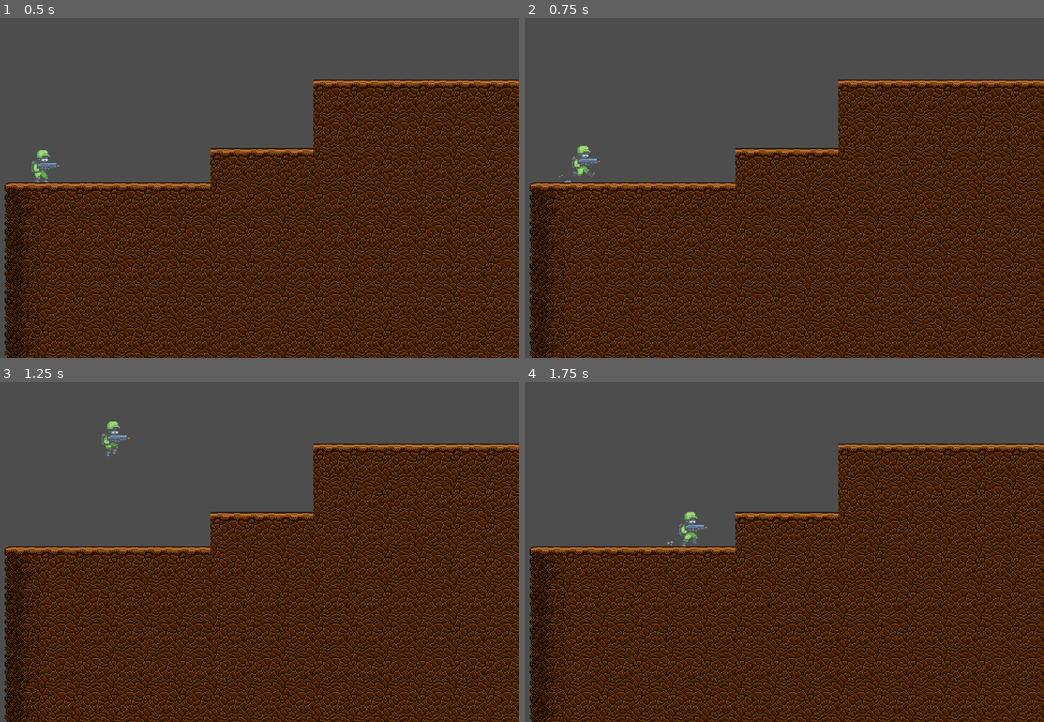
Above: before the commit, frames 1-4 (two rows, left to right).
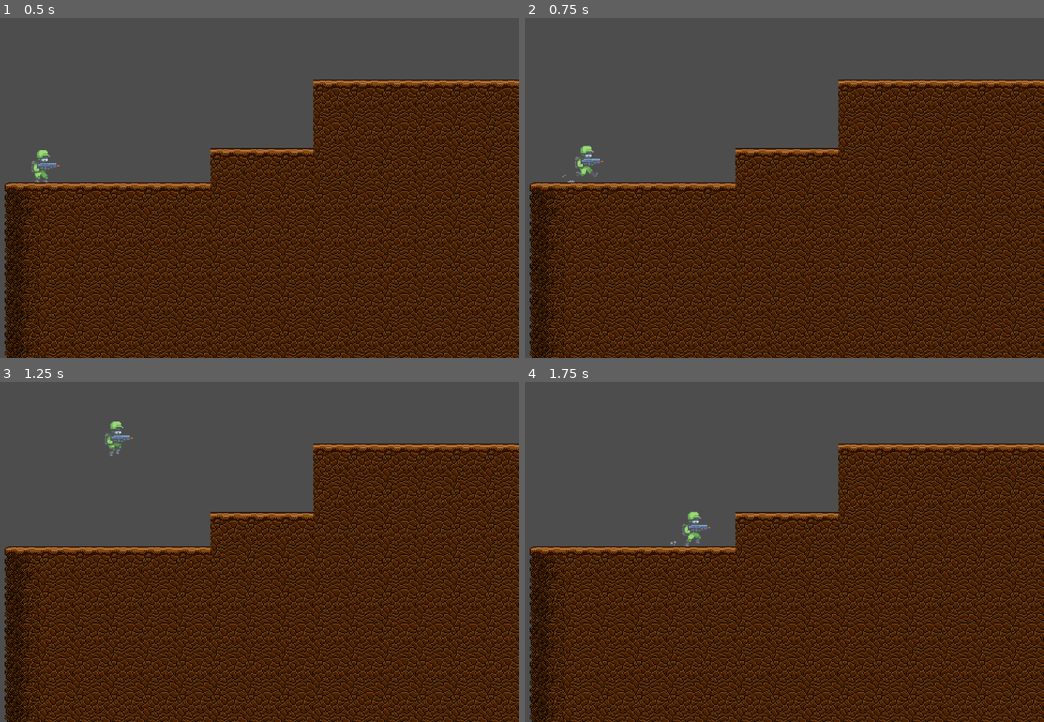
Above: after the commit, the same moments.

Repository: code-rizzard/TeamGunner
Game: Godot game, scene res://main.tscn
Same seed, same stepped clock (60 frames per second), same inputs: the game is played once before the commit and once after it.
Inputs:
- Up to frame 1 (0.5 s): no input
- Up to frame 2 (0.75 s): tap Enter at 0.5 s; hold D (move_right) from 0.53 s (still down)
- Up to frame 3 (1.25 s): keep holding D (move_right); tap Space (jump) at 0.77 s
- Up to frame 4 (1.75 s): keep holding D (move_right); tap Space (jump) at 1.52 s

Frame 1 is identical in both runs. In frame 2, 0.2% of the frame differs, in the area x 6-16%, y 37-49%; in frame 3, 0.2%; in frame 4, 0.2%, in the area x 27-36%, y 38-49%.

Commit message:
Moved the velocity.x logic to movement_state

Diff:
--- a/src/states/player/idle_state.gd
+++ b/src/states/player/idle_state.gd
@@ -15,5 +15,4 @@
 		return r
 	if target.input_direction != 0:
 		return walk_state
-	self.parent.velocity.x = lerpf(self.parent.velocity.x, 0, 0.5)
 	return null
--- a/src/states/player/jump_state.gd
+++ b/src/states/player/jump_state.gd
@@ -9,7 +9,6 @@
 
 func _on_physics_process(delta) -> State:
 	var r := super(delta)
-	parent.velocity.x = lerpf(target.velocity.x, target.input_direction * target.movement_speed, 0.7)
 	if parent.is_on_floor():
 		return idle_state
 	return r
--- a/src/states/player/movement_state.gd
+++ b/src/states/player/movement_state.gd
@@ -15,5 +15,6 @@
 
 func _on_physics_process(_delta) -> State :
 	var r := super(_delta)
+	target.velocity.x = lerpf(target.velocity.x, target.input_direction * target.movement_speed, 0.7)
 	parent.move_and_slide()
 	return r
--- a/src/states/player/walk_state.gd
+++ b/src/states/player/walk_state.gd
@@ -14,5 +14,4 @@
 		return r
 	if target.input_direction == 0:
 		return idle_state
-	target.velocity.x = lerpf(target.velocity.x, target.input_direction * target.movement_speed, 0.7)
 	return null
